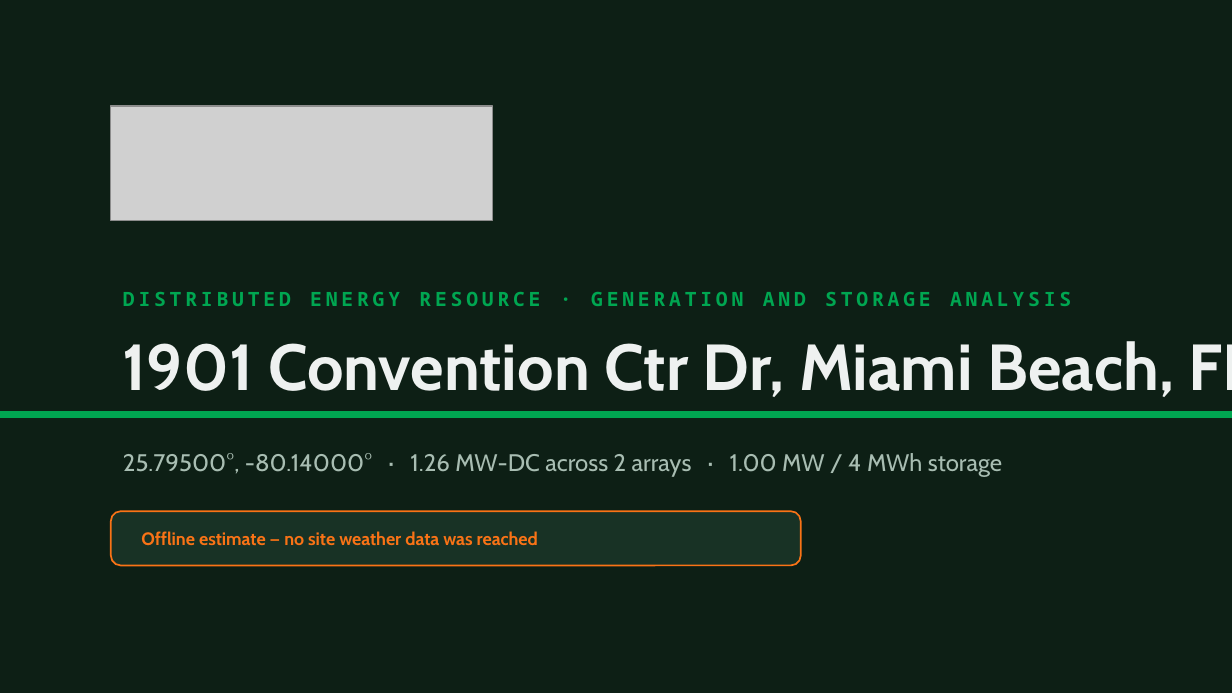
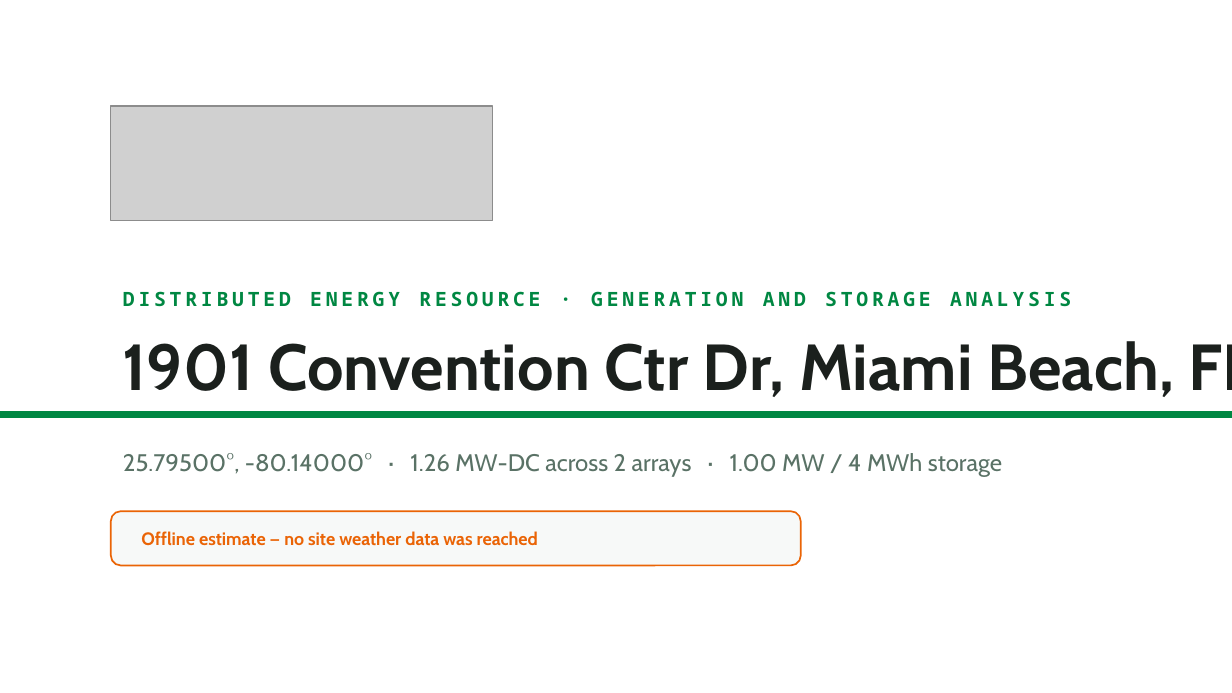
Before and after one commit to clearskyenergy/clearsky-portal, a slide deck: slide 1 of branded-deck.pptx. Drawn at 1232x693 pixels with LibreOffice and Linux fonts; fonts in the diff are those of the drawing; grey boxes stand for pictures. Boxes give left, top, right and bottom in pixels: in the first picture for what was removed or moved away, otherwise in the second. Text is boxed around its words. In the diff, an @@ line names an element or a change of style, - is before the commit and + after.

```diff
--- a/branded-deck.pptx
+++ b/branded-deck.pptx
@@ background #0D1F15 to #FFFFFF @@
@@ text "DISTRIBUTED ENERGY RESOURCE · GENERATION ..." at (x1=123, y1=291, x2=1071, y2=307): text colour #00A651 to #008742 @@
@@ text "1901 Convention Ctr Dr, Miami ..." at (x1=123, y1=341, x2=1232, y2=397): text colour #EEF1F0 to #1B201D @@
@@ rectangle at (x1=0, y1=411, x2=1232, y2=416): fill #00A651 to #008742; outline #00A651 1 pt to #008742 1 pt @@
@@ text "25.79500°, -80.14000° · 1.26 MW-DC ..." at (x1=123, y1=453, x2=1002, y2=477): text colour #A8BDB2 to #5A7266 @@
@@ rounded rectangle at (x1=111, y1=511, x2=801, y2=565): fill #183225 to #F7F9F8; outline #F97316 1 pt to #EA6406 1 pt @@
@@ text "Offline estimate — no site ..." at (x1=141, y1=531, x2=538, y2=546): text colour #F97316 to #EA6406 @@
```
Also in this commit, not shown: 11 other slides changed, 3 other files.
